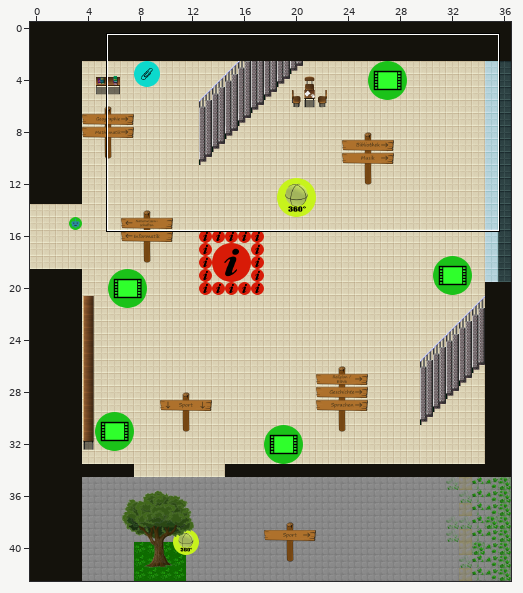
Level history. Tiled map (JSON): maps/forum.json. The first picture is a wide view before the edit; the outline marks the close-up.
Close-up. Before the edit:
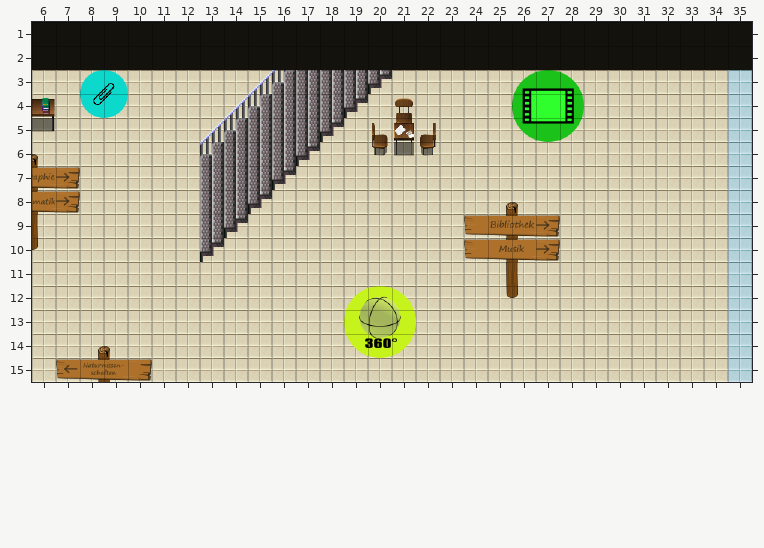
Cells are 32x32 px. Shown: x 6..35, y 1..15.
After:
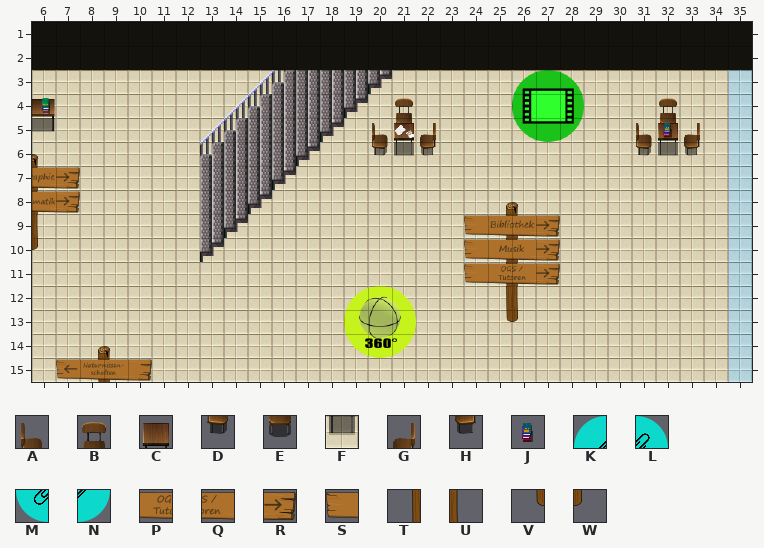
Key: from "Einrichtung1": A 86, B 87, C 99, D 102, E 103, F 115, G 119, H 135, J 205; from "Icons": K 25, L 26, M 36, N 37; from "Schilder": P 10, Q 11, R 15, S 48, T 62, U 63, V 74, W 75.
_ is an empty cell.
Tiles replaced or removed in this view: K, L, M, N, V, W.
See-through tiles are keyed as they look on the map.
Message: OGS/Tutoren-Raum eingebaut
Changes in this commit:
Changed rows in their new state; . is an unchanged cell.
Layer "top1":
first column x 31:
 5 .E.
 6 D.H
Layer "top2":
first column x 31:
 4 .B.
 5 A.G
Layer "event6-link-ogsBilder" (removed):
first column x 8:
 3 __
 4 __
Layer "overhead1":
first column x 32:
 5 C
 6 F
first column x 25:
12 TU
13 VW
Layer "overhead2":
first column x 32:
 5 J
first column x 24:
11 SPQR
Where, in picture pixels (left, top, right, bottom), the same in both close-ups:
removed: (80, 70, 128, 118)
added: (636, 98, 700, 156)
changed: (464, 263, 560, 322)
